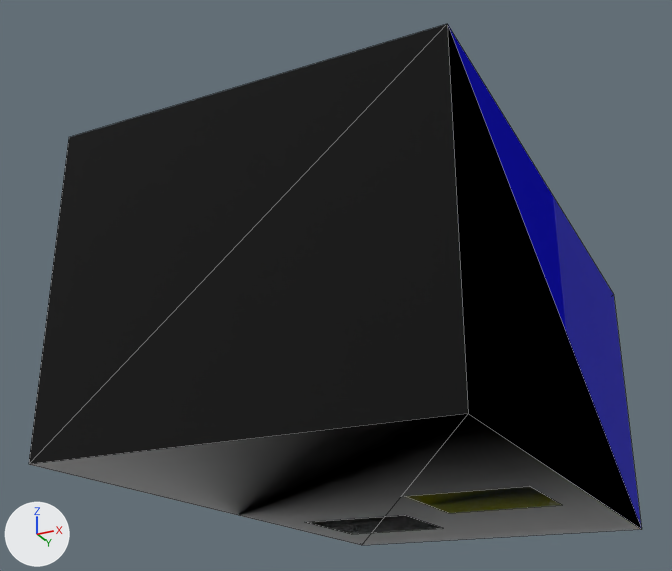
The OBJ model resources/Scene04/room.obj as it was, and as the next commit left it.
Before and after are seen from a camera (50 mm lens) standing at (150.0, -321.0, -39.6) and looking at (39.1, -99.2, 60.2). Arrows for +X, +Y and +Z are at lower left; the lights stay in place. Mesh edges are drawn as thin lines. Where no turn or scale is listed for an object, it has been applied to the vertices.

Objects in the first picture: 'room'.
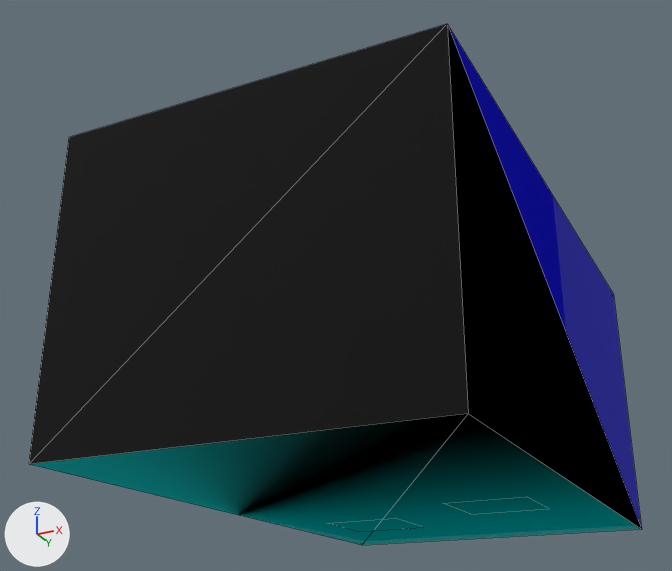
The change, as a diff of the scene's bpy script:
```diff
--- a/resources/Scene04/room.obj.py
+++ b/resources/Scene04/room.obj.py
@@ mat_green @@
+mat_green = principled_material('green')
+mat_green.base_color = (0.0, 0.98, 0.0)  # green #00fd00
+mat_green.roughness = 1.0
@@ mat_cblue @@
+mat_cblue = principled_material('cblue')
+mat_cblue.base_color = (0.0, 0.8, 0.8)  # cyan #00e7e7
+mat_cblue.roughness = 1.0
@@ me_room @@
 me_room.from_pydata(...)  # 24 vertices, 24 faces; spans x 0.0..100.0, y -170.0..0.0, z 0.0..82.0
 # used by ob_room; location = (0.0, 0.0, 0.0)
+# me_room part 1: the loose piece of 8 vertices spanning x 10.0..44.0, y -64.0..-30.0, z 0.0..33.0 is scaled about its middle by 0.697, then moved by (0.0, 0.0, -5.0)
+# me_room part 2: the loose piece of 8 vertices spanning x 56.0..90.0, y -94.0..-61.0, z 0.0..33.0 is scaled about its middle by 0.697, then moved by (0.0, 10.0, -5.0)
+# me_room part 3: all 2 faces centred in x 33.0..67.0, y -113.0..-57.0, z 0.0 switch from mat_grey (light grey #e1e1e1) to mat_cblue (cyan #00e7e7)
 me_room.materials.append(mat_red)
@@ me_room @@
 me_room.materials.append(mat_black)
-me_room.materials.append(mat_mirror)  # black #000000
 me_room.materials.append(mat_glass)
+me_room.materials.append(mat_green)  # green #00fd00
```

Where the change shows, as pixel boxes [x1, y1, x2, y2] in the pictures (672 x 571 px; the box of a moved part takes in the faces that stretch with it):
'room', reshaped, recoloured (grey to cyan): [29, 24, 642, 545] in both
part 1 of me_room, moved or reshaped (not visible afterwards): before [306, 515, 443, 534]
part 2 of me_room, moved or reshaped (not visible afterwards): before [405, 486, 561, 513]
part 3 of me_room, recoloured (grey to cyan): [29, 414, 640, 545] in both
